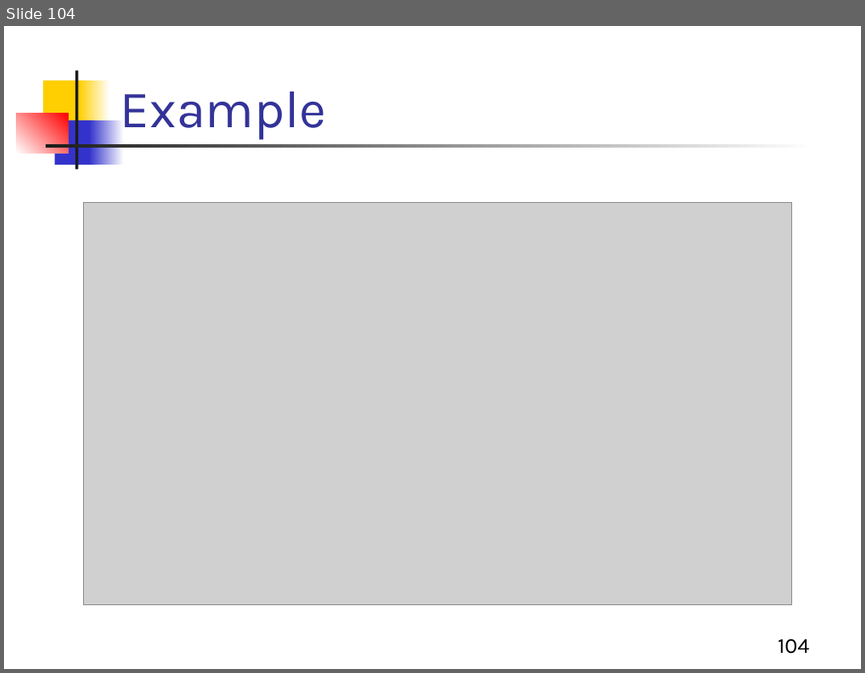
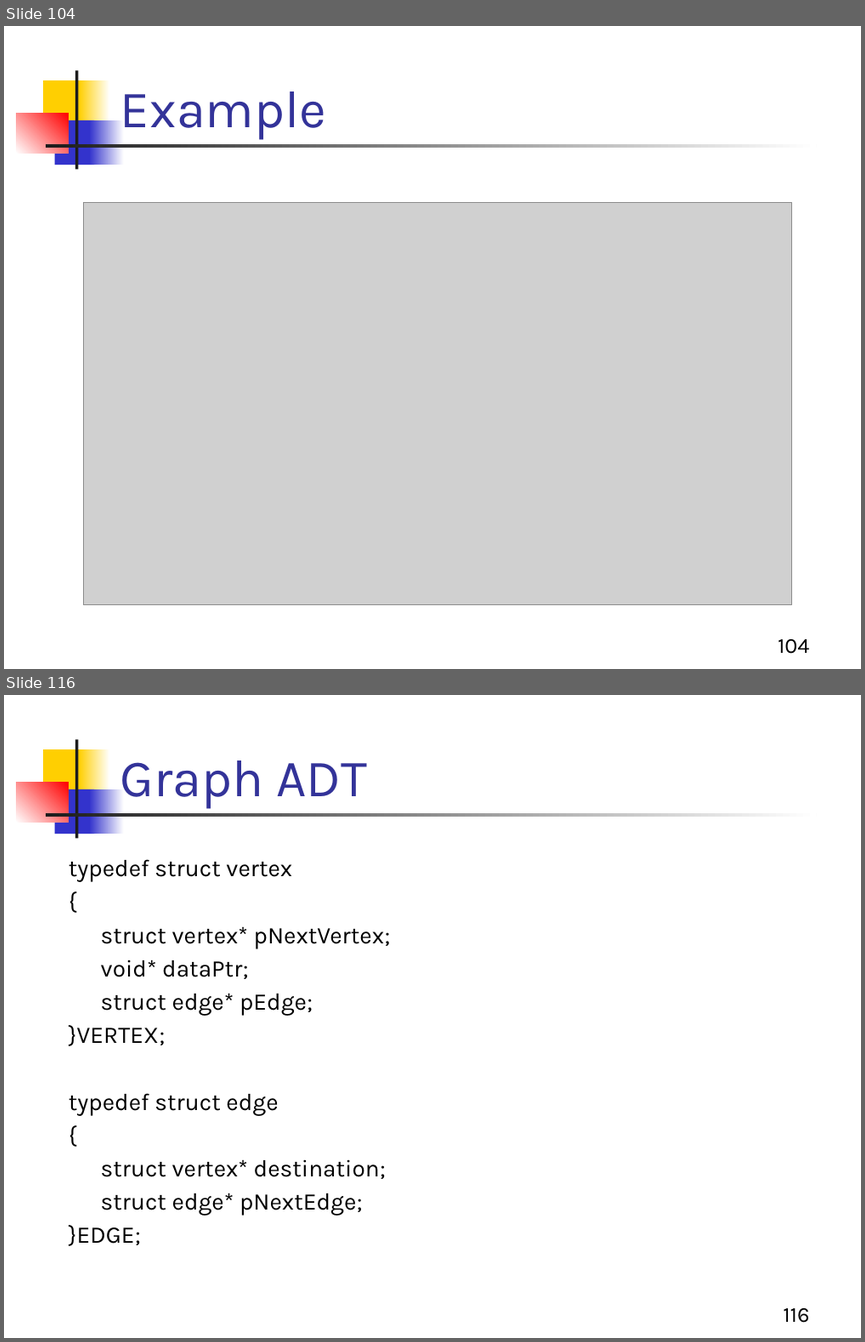
Before and after one commit to Aashishsharma/Learnings, a slide deck: DS/DS.pptx. Shown one above the other, each under a label of ours: slide 104 before the commit, slides 104 and 116 after it; the slides between them are not shown. The pictures are 865x673 and 865x1342 pixels, drawn with LibreOffice and Linux fonts; fonts in the diff are those of the drawing; grey boxes stand for pictures. Boxes give left, top, right and bottom in pixels: in the first picture for what was removed or moved away, otherwise in the second. Text is boxed around its words. In the diff, an @@ line names an element or a change of style, - is before the commit and + after.

```diff
--- a/DS/DS.pptx
+++ b/DS/DS.pptx
@@ slide 116 added at [4, 695, 861, 1338], background #FFFFFF; not listed: 7 template elements that a slide beside it also shows @@
@@ title added at [120, 760, 367, 809], 44 pt, text #333399 @@
+Graph ADT
@@ text added at [69, 859, 391, 1246], 20 pt, text #000000 @@
+typedef struct vertex
+{
+struct vertex* pNextVertex;
+void* dataPtr;
+struct edge* pEdge;
+}VERTEX;
+typedef struct edge
+{
+struct vertex* destination;
+struct edge* pNextEdge;
+}EDGE;
@@ page number added at [783, 1308, 809, 1322], 18 pt, text #000000 @@
+116
```
Also in this commit, not shown: 1 slide changed, 89 other slides added.
